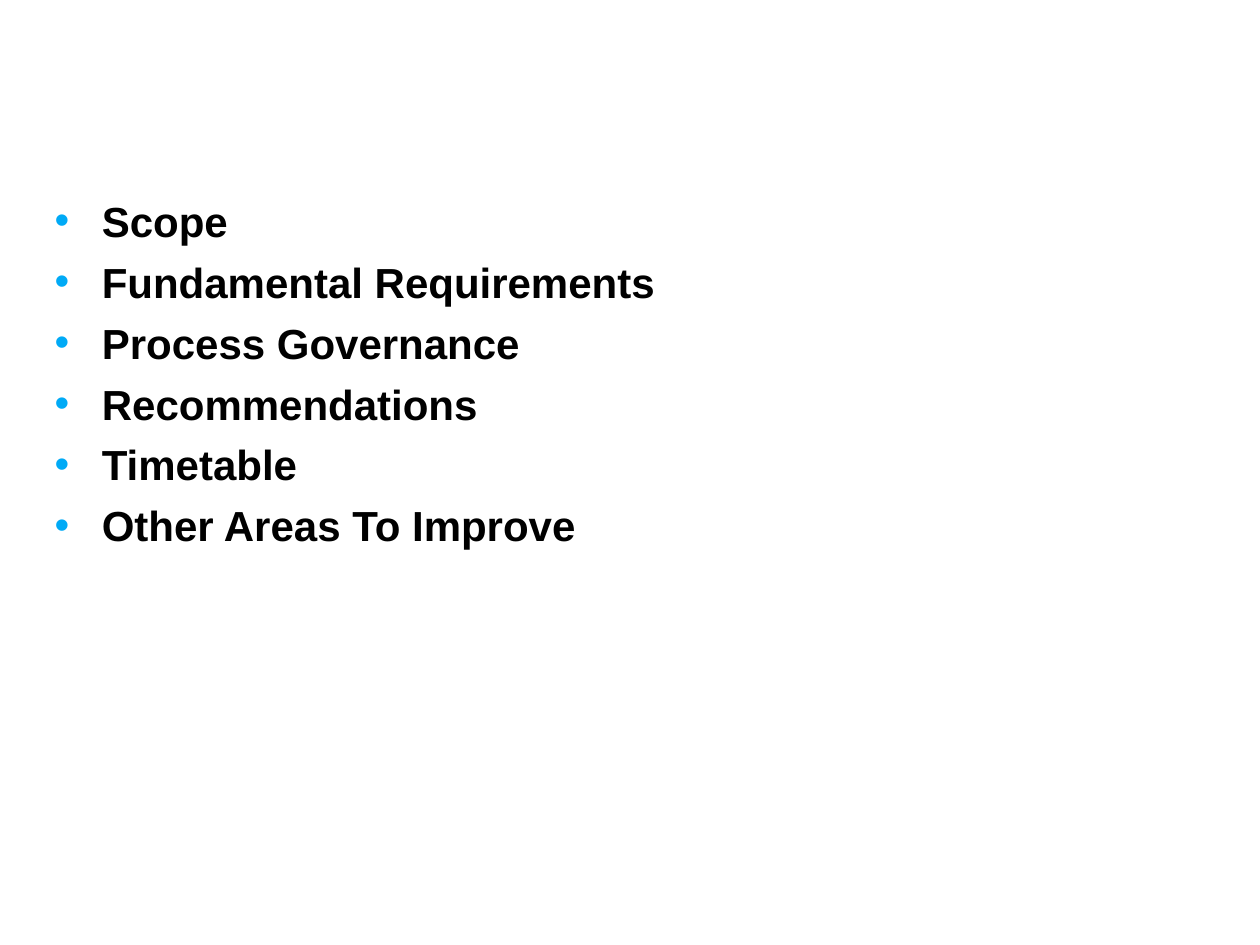
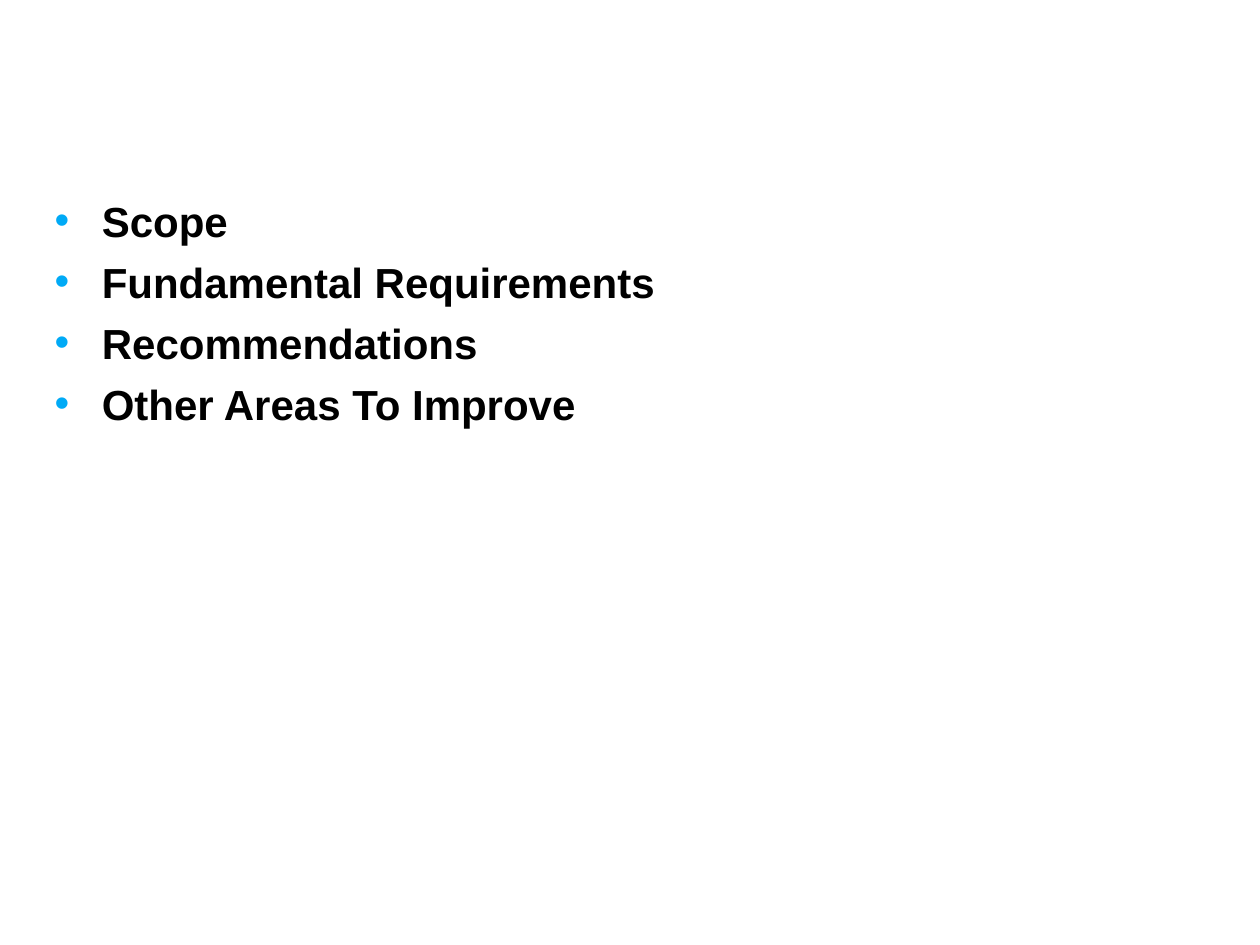
Before and after one commit to NCIP/caarray-docs, a slide deck: slide 2 of environment/references/process_improvement_proposal.ppt. Drawn at 1260x945 pixels with LibreOffice and Linux fonts; fonts in the diff are those of the drawing; background and template pictures are left out. Boxes give left, top, right and bottom in pixels: in the first picture for what was removed or moved away, otherwise in the second. Text is boxed around its words. In the diff, an @@ line names an element or a change of style, - is before the commit and + after.

Commit message:
Split out and revised process governance approach

```diff
--- a/environment/references/process_improvement_proposal.ppt
+++ b/environment/references/process_improvement_proposal.ppt
@@ text at (102, 329, 520, 360): paragraph removed @@
-• Process Governance
@@ text at (102, 449, 297, 481): paragraph removed @@
-• Timetable
```
Also in this commit, not shown: 1 other slide changed, 5 slides removed, 1 other file.
